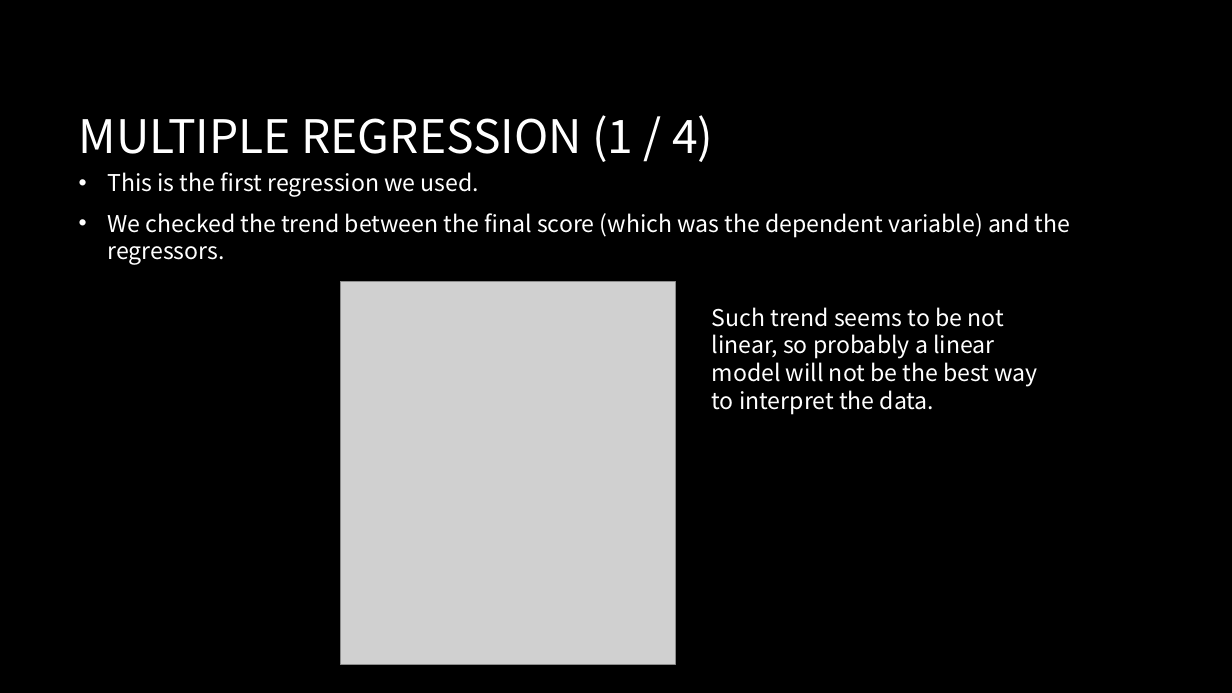
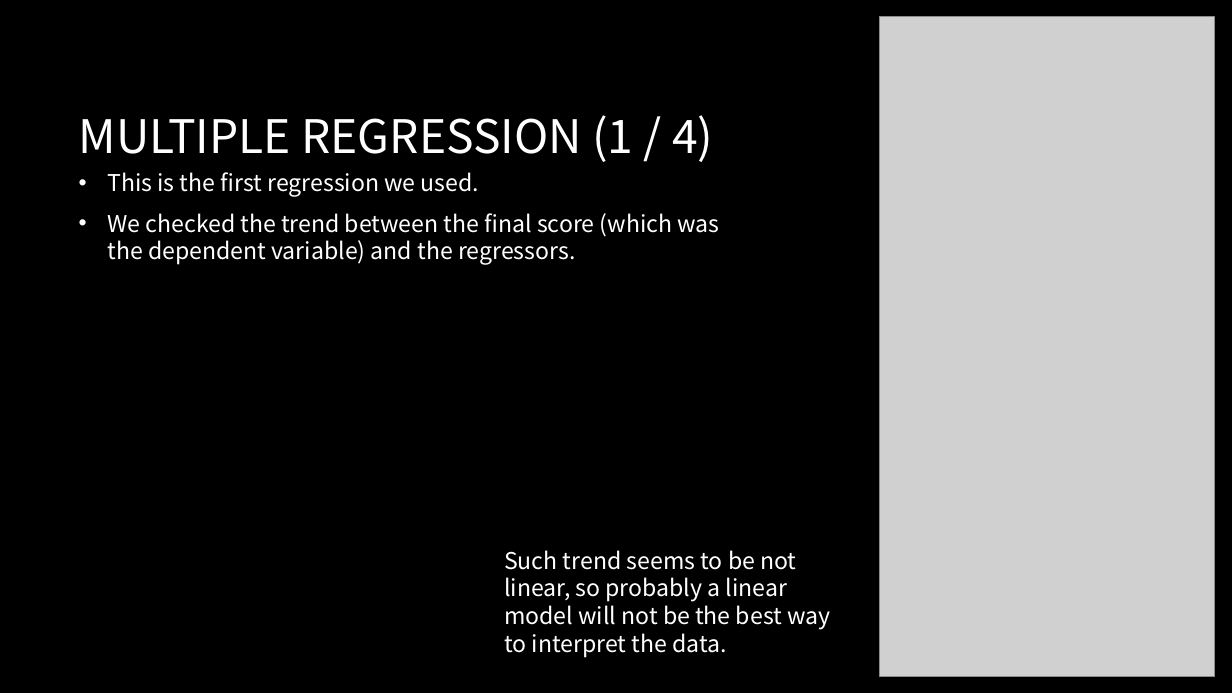
Before and after one commit to michelegargiulo/UNISA2020_StatisticalDataAnalysis, a slide deck: slide 6 of ProjectPresentation.pptx. Drawn at 1232x693 pixels with LibreOffice and Linux fonts; fonts in the diff are those of the drawing; grey boxes stand for pictures; background and template pictures are left out. Boxes give left, top, right and bottom in pixels: in the first picture for what was removed or moved away, otherwise in the second. Text is boxed around its words. In the diff, an @@ line names an element or a change of style, - is before the commit and + after.

```diff
--- a/ProjectPresentation.pptx
+++ b/ProjectPresentation.pptx
@@ picture added at box(880, 17, 1214, 677) @@
@@ text "This is the first regression ..." rewrapped from box(107, 172, 1070, 265) to box(107, 172, 719, 265) @@
@@ picture removed at box(340, 282, 675, 665) @@
@@ text "Such trend seems to be ...": place and size @@
-text "Such trend seems to be ..." at box(712, 307, 1038, 415)
+text "Such trend seems to be ..." at box(504, 550, 830, 658)
```
Also in this commit, not shown: 6 other slides changed.
